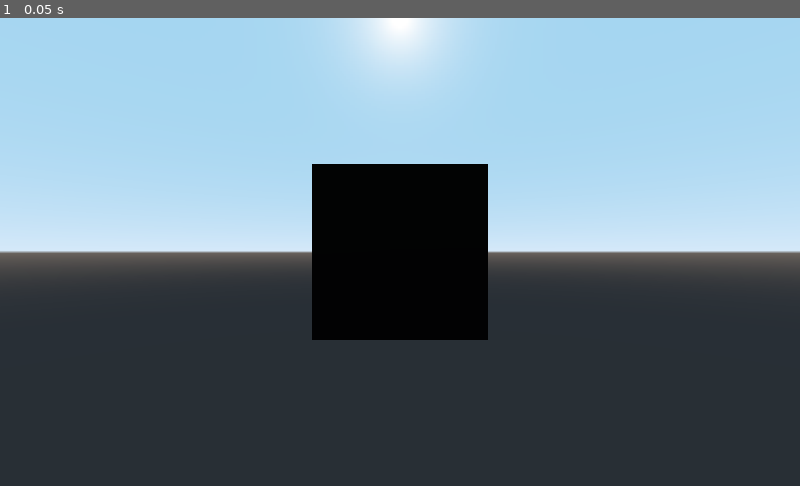
Above: before the commit, frame 1.
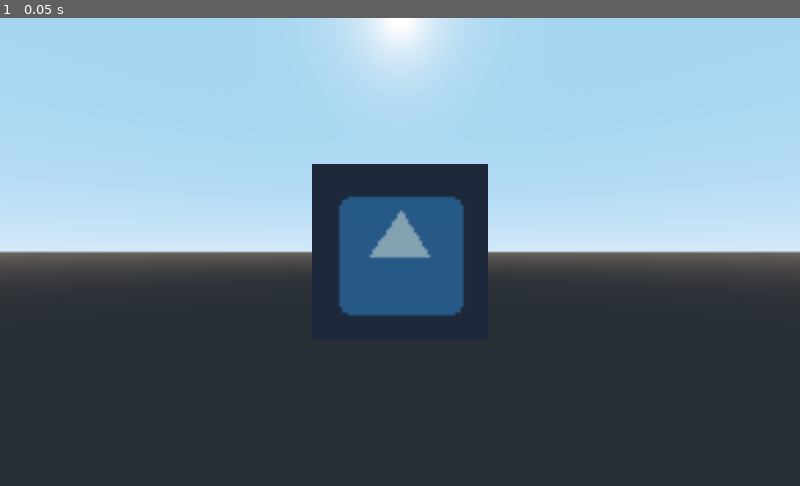
Above: after the commit, the same moment.

Repository: m4gr3d/GAST
Game: Godot game, scene res://Main.tscn
The game is run twice, just before and just after one commit, with the same random seed, the same clock (stepped at 60 frames per second) and the same inputs. The engine's default icon, where the game draws it, is replaced by a stand-in: a white triangle on a blue panel in a dark square.
Inputs:
- Up to frame 1 (0.05 s): no input

The runs differ from the first frame. In frame 1, 8.3% of the frame differs, in the area x 39-61%, y 31-69%.

Commit message:
More experimentation to debug implementation bug.

Diff:
--- a/demo/Main.tscn
+++ b/demo/Main.tscn
@@ -1,11 +1,22 @@
-[gd_scene load_steps=4 format=2]
+[gd_scene load_steps=5 format=2]
+
+[ext_resource path="res://icon.png" type="Texture" id=1]
 
 [sub_resource type="QuadMesh" id=1]
 
-[sub_resource type="ExternalTexture" id=2]
+[sub_resource type="Shader" id=2]
+code = "shader_type spatial;
 
-[sub_resource type="SpatialMaterial" id=3]
-albedo_texture = SubResource( 2 )
+uniform sampler2D sampler_texture;
+
+void fragment() {
+	ALBEDO = texture(sampler_texture, UV).xyz;
+}"
+custom_defines = PoolStringArray( "#extension GL_OES_EGL_image_external : require" )
+
+[sub_resource type="ShaderMaterial" id=3]
+shader = SubResource( 2 )
+shader_param/sampler_texture = ExtResource( 1 )
 
 [node name="Spatial" type="Spatial"]
 
--- a/demo/project.godot
+++ b/demo/project.godot
@@ -22,6 +22,7 @@
 [rendering]
 
 quality/driver/driver_name="GLES2"
+vram_compression/import_s3tc=false
 vram_compression/import_etc=true
 vram_compression/import_etc2=false
 environment/default_environment="res://default_env.tres"
Not shown, changed: app/src/main/java/com/google/vr/youtube/gast/app/MainActivity.kt
Not shown, added: app/src/main/res/drawable/icon.png
Not shown, added: app/src/main/res/raw/ytvr_ar.mp4
